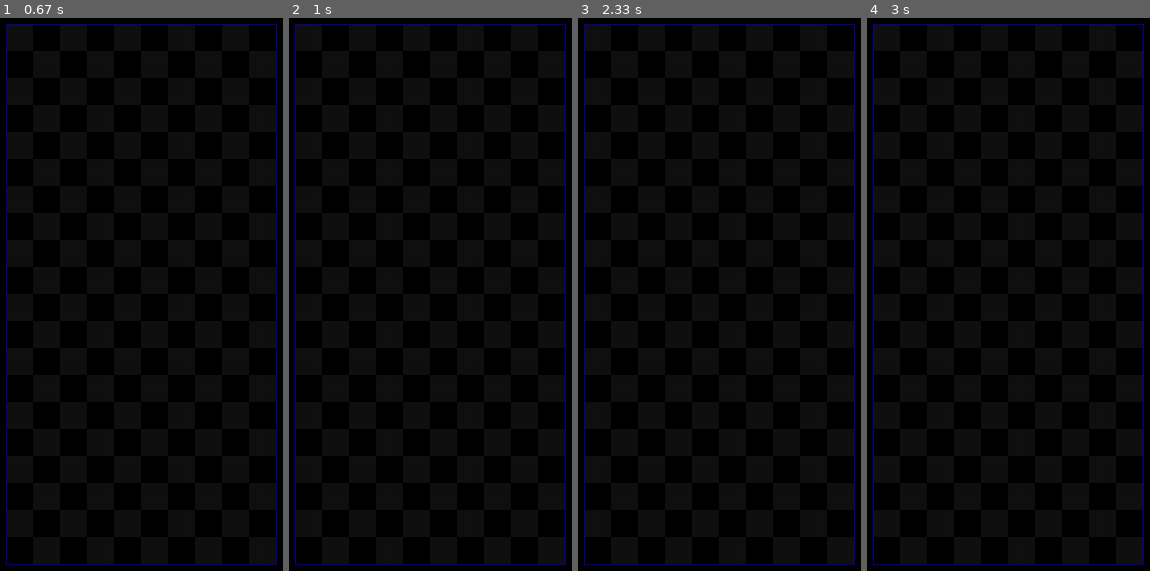
Above: before the commit, frames 1-4 (left to right).
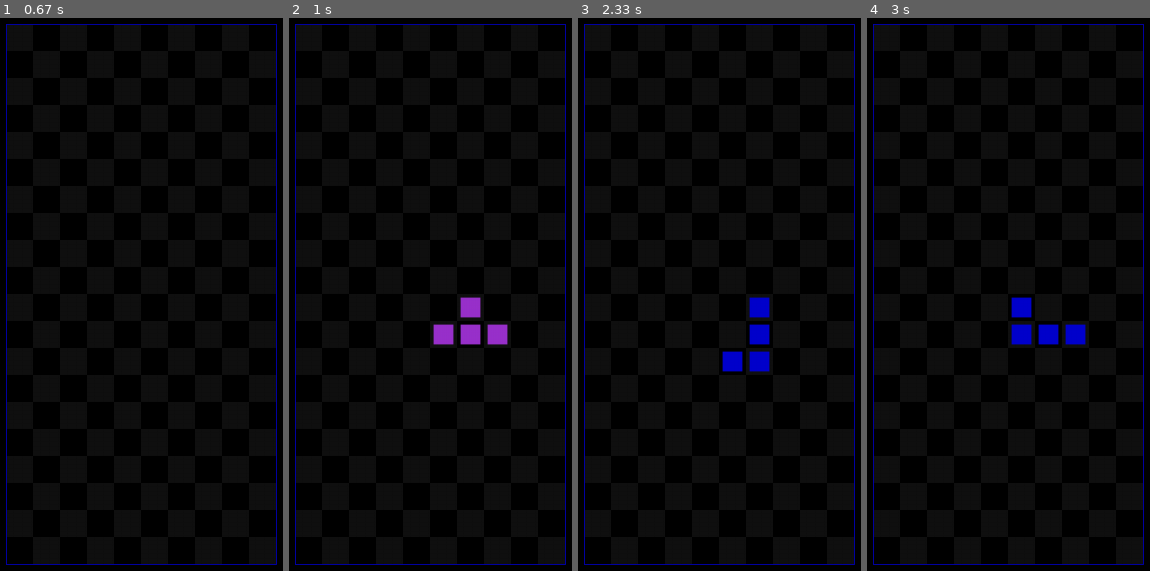
Above: after the commit, the same moments.

Repository: Potanu/Tetris_Python
Game: pygame game, started from Scripts/main.py
Two runs of this game, one before a commit and one after it. Both use one fixed random seed, a clock stepped at 60 frames per second and the inputs below.
Inputs:
- Up to frame 1 (0.67 s): hold Right from 0.33 s (still down)
- Up to frame 2 (1 s): release Right at 0.8 s; hold Up from 0.83 s (still down); hold W from 0.83 s (still down)
- Up to frame 3 (2.33 s): release Up at 1.13 s; release W at 1.13 s; hold Right 1.17-1.63 s; hold D 1.17-1.63 s; hold Left 1.67-2.2 s; hold A 1.67-2.2 s
- Up to frame 4 (3 s): hold Left 2.57-2.97 s; hold A 2.57-2.97 s

Frame 1 is identical in both runs. In frame 2, 1.1% of the frame differs, in the area x 50-78%, y 50-60%; in frame 3, 1.1%; in frame 4, 1.1%.

Commit message:
各ミノの定義

Diff:
--- /dev/null
+++ b/Scripts/Objects/mino.py
@@ -0,0 +1,37 @@
+from Utilities import define
+from Utilities import enum
+
+class Mino():
+    def __init__(self, mino_type):
+        self.index = 0
+        self.mino_type = mino_type
+        self.set_mino()
+
+    def set_mino(self):
+        match self.mino_type:
+            case enum.MinoType.I:
+                self.matrix = define.MINO_I_MATRIX
+            case enum.MinoType.O:
+                self.matrix = define.MINO_O_MATRIX
+            case enum.MinoType.S:
+                self.matrix = define.MINO_S_MATRIX
+            case enum.MinoType.Z:
+                self.matrix = define.MINO_Z_MATRIX
+            case enum.MinoType.J:
+                self.matrix = define.MINO_J_MATRIX
+            case enum.MinoType.L:
+                self.matrix = define.MINO_L_MATRIX
+            case enum.MinoType.T:
+                self.matrix = define.MINO_T_MATRIX
+
+    def rotate_right(self):
+        self.index = 0 if len(self.matrix) <= self.index + 1 else \
+            self.clamp(self.index + 1, 0, len(self.matrix) - 1)
+
+    def rotate_left(self):
+         self.index = len(self.matrix) - 1 if self.index == 0 else \
+             self.clamp(self.index - 1, 0, len(self.matrix) - 1)
+
+    # どこかに汎用的なメソッドとしてまとめた方が良いかもしれない
+    def clamp(self, value, min_num, max_num):
+        return max(min_num, min(value, max_num))
--- a/Scripts/Objects/minoBase.py
+++ /dev/null
@@ -1,7 +0,0 @@
-import numpy as np
-
-from Utilities import enum
-
-class MinoBase():
-    def __init__(self):
-        self.matrix = np.full((4, 4), enum.MinoType.NONE)
--- a/Scripts/Scenes/gameManager.py
+++ b/Scripts/Scenes/gameManager.py
@@ -5,41 +5,104 @@
 from Utilities import define
 from Utilities import pygameEventManager
 from Scenes import sceneManager
+from Objects import mino
 
-class GameManager():
+class GameManager:
     def init(self):
-        self.test_index = enum.MinoType.NONE
         self.matrix = np.full((define.GRID_NUM[1], define.GRID_NUM[0]), enum.MinoType.NONE)
-        self.game_state = enum.GameState.READY
+        self.change_state(enum.GameState.READY)
+        self.test_index = 0
+        self.test_mino = mino.Mino(enum.MinoType.I)
 
     def update(self):
-        match self.game_state:
+        self.active_func()
+        self.draw()
+
+    def ready(self):
+        self.change_state(enum.GameState.GAME)
+
+    def game(self):
+        self.test()
+
+        if False:
+            self.change_state(enum.GameState.PAUSE)
+
+    def pause(self):
+        if pygameEventManager.PygameEventManager().is_up(enum.KeyType.S):
+            self.change_state(enum.GameState.GAME_OVER)
+
+    def game_over(self):
+        if pygameEventManager.PygameEventManager().is_up(enum.KeyType.S):
+            self.change_state(enum.GameState.END)
+
+    def end(self):
+        if pygameEventManager.PygameEventManager().is_up(enum.KeyType.S):
+            self.change_state(enum.GameState.READY)
+
+    def change_state(self, next_state):
+        match next_state:
             case enum.GameState.READY:
+                self.active_func = self.ready
                 print("READY")
-                if pygameEventManager.PygameEventManager().is_up(enum.KeyType.W):
-                    self.game_state = enum.GameState.GAME
             case enum.GameState.GAME:
+                self.active_func = self.game
                 print("GAME")
             case enum.GameState.PAUSE:
+                self.active_func = self.pause
                 print("PAUSE")
             case enum.GameState.GAME_OVER:
+                self.active_func = self.game_over
                 print("GAME_OVER")
             case enum.GameState.END:
+                self.active_func = self.end
                 print("END")
 
-        if pygameEventManager.PygameEventManager().is_up(enum.KeyType.A):
-            self.test_index = enum.MinoType.NONE if self.test_index == len(enum.MinoType) - 1 else self.test_index + 1
-            self.matrix = np.full((define.GRID_NUM[1], define.GRID_NUM[0]), self.test_index)
-
-        self.draw()
+        self.game_state = next_state
 
     def draw(self):
         for y in range(0, len(self.matrix)):
             for x in range(0, len(self.matrix[0])):
-                if self.matrix[y][x] == enum.MinoType.NONE:
+                mino_type = self.matrix[y][x]
+                if mino_type == enum.MinoType.NONE:
                     continue
                 pos_x = define.GAME_SCREEN_OFFSET[0] + define.BLOCK_SIZE[0] * x
                 pos_y = define.GAME_SCREEN_OFFSET[1] + define.BLOCK_SIZE[1] * y
-                block_tuple = (enum.ObjectType.OBJECT, 0, enum.DrawType.RECT, -1, define.MINO_COLOR_STR[self.test_index],
-                            pygame.Rect(pos_x + 8.0, pos_y + 8.0, define.BLOCK_SIZE[0] - 16.0, define.BLOCK_SIZE[1] - 16.0), -1, -1, -1)
+                block_tuple = (enum.ObjectType.OBJECT, 0, enum.DrawType.RECT, -1, define.MINO_COLOR_STR[mino_type],
+                            pygame.Rect(pos_x + 4.0, pos_y + 4.0, define.BLOCK_SIZE[0] - 8.0, define.BLOCK_SIZE[1] - 8.0), -1, -1, -1)
                 sceneManager.SceneManager().add_draw_queue(block_tuple)
+
+    # TODO: あとでけす
+    def test(self):
+        type = enum.MinoType.NONE
+        if pygameEventManager.PygameEventManager().is_up(enum.KeyType.W):
+            type = enum.MinoType.I
+        elif pygameEventManager.PygameEventManager().is_up(enum.KeyType.A):
+            type = enum.MinoType.O
+        elif pygameEventManager.PygameEventManager().is_up(enum.KeyType.S):
+            type = enum.MinoType.S
+        elif pygameEventManager.PygameEventManager().is_up(enum.KeyType.D):
+            type = enum.MinoType.Z
+        elif pygameEventManager.PygameEventManager().is_up(enum.KeyType.LEFT):
+            type = enum.MinoType.J
+        elif pygameEventManager.PygameEventManager().is_up(enum.KeyType.UP):
+            type = enum.MinoType.L
+        elif pygameEventManager.PygameEventManager().is_up(enum.KeyType.RIGHT):
+            type = enum.MinoType.T
+
+        if type == enum.MinoType.NONE:
+            return
+
+        if self.test_mino.mino_type == type:
+            self.test_mino.rotate_right()
+        else:
+            self.test_mino = mino.Mino(type)
+
+        self.matrix = np.full((define.GRID_NUM[1], define.GRID_NUM[0]), enum.MinoType.NONE)
+        y_index = 0
+        for y in range(10, 10 + len(self.test_mino.matrix[0])):
+            x_index = 0
+            for x in range(5, 5 + len(self.test_mino.matrix[0][0])):
+                if self.test_mino.matrix[self.test_mino.index][y_index][x_index] != [0]:
+                    self.matrix[y][x] = type
+                x_index = x_index + 1
+            y_index = y_index + 1
--- a/Scripts/Utilities/define.py
+++ b/Scripts/Utilities/define.py
@@ -1,11 +1,24 @@
+# =========================
 # 共通
+# =========================
 SCREEN_SIZE = (1000, 660)
 FPS = 60
 
+# =========================
 # ゲーム
+# =========================
 GAME_SCREEN_OFFSET = (350, 30) # ゲームフィールドのオフセット
 GRID_NUM = (10, 20)     # マスの数
 BLOCK_SIZE = (30, 30)   # ブロックサイズ
+DEFAULT_FALL_SPEED = 48  # 何フレーム間隔で降下するか
+LEVEL_UP_COUNT = 10      # 何段ミノを消したらレベルが上がるか
+SPEED_UP_INTERVAL = 1    # レベルアップ時の速度上昇量
+
+# -------------------------
+# ミノの設定
+# -------------------------
+
+# ミノの色
 MINO_COLOR_STR = (
     "#000000",  # None
     "#87cefa",  # I 水
@@ -15,4 +28,143 @@
     "#0000cd",  # J 青
     "#ffa500",  # L オレンジ
     "#9932cc"   # T 紫
-)   # ミノの色
+)
+
+# I-ミノ
+MINO_I_MATRIX = [
+                    [[0], [1], [0], [0]],
+                    [[0], [1], [0], [0]],
+                    [[0], [1], [0], [0]],
+                    [[0], [1], [0], [0]]
+                ],\
+                [
+                    [[0], [0], [0], [0]],
+                    [[1], [1], [1], [1]],
+                    [[0], [0], [0], [0]],
+                    [[0], [0], [0], [0]]
+                ],\
+                [
+                    [[0], [0], [1], [0]],
+                    [[0], [0], [1], [0]],
+                    [[0], [0], [1], [0]],
+                    [[0], [0], [1], [0]]
+                ],\
+                [
+                    [[0], [0], [0], [0]],
+                    [[0], [0], [0], [0]],
+                    [[1], [1], [1], [1]],
+                    [[0], [0], [0], [0]]
+                ]
+# O-ミノ
+MINO_O_MATRIX = [
+                    [[1], [1]],
+                    [[1], [1]]
+                ],\
+                [
+                    [[1], [1]],
+                    [[1], [1]]
+                ]
+# S-ミノ
+MINO_S_MATRIX = [
+                    [[0], [0], [0]],
+                    [[0], [1], [1]],
+                    [[1], [1], [0]]
+                ],\
+                [
+                    [[1], [0], [0]],
+                    [[1], [1], [0]],
+                    [[0], [1], [0]]
+                ],\
+                [
+                    [[0], [1], [1]],
+                    [[1], [1], [0]],
+                    [[0], [0], [0]]
+                ],\
+                [
+                    [[0], [1], [0]],
+                    [[0], [1], [1]],
+                    [[0], [0], [1]]
+                ]
+# Z-ミノ
+MINO_Z_MATRIX = [
+                    [[0], [0], [0]],
+                    [[1], [1], [0]],
+                    [[0], [1], [1]]
+                ],\
+                [
+                    [[0], [1], [0]],
+                    [[1], [1], [0]],
+                    [[1], [0], [0]]
+                ],\
+                [
+                    [[1], [1], [0]],
+                    [[0], [1], [1]],
+                    [[0], [0], [0]]
+                ],\
+                [
+                    [[0], [0], [1]],
+                    [[0], [1], [1]],
+                    [[0], [1], [0]]
+                ]
+# J-ミノ
+MINO_J_MATRIX = [
+                    [[0], [1], [0]],
+                    [[0], [1], [0]],
+                    [[1], [1], [0]]
+                ],\
+                [
+                    [[1], [0], [0]],
+                    [[1], [1], [1]],
+                    [[0], [0], [0]]
+                ],[
+                    [[0], [1], [1]],
+                    [[0], [1], [0]],
+                    [[0], [1], [0]]
+                ],\
+                [
+                    [[0], [0], [0]],
+                    [[1], [1], [1]],
+                    [[0], [0], [1]]
+                ]
+# L-ミノ
+MINO_L_MATRIX = [
+                    [[0], [1], [0]],
+                    [[0], [1], [0]],
+                    [[0], [1], [1]]
+                ],\
+                [
+                    [[0], [0], [0]],
+                    [[1], [1], [1]],
+                    [[1], [0], [0]]
+                ],\
+                [
+                    [[1], [1], [0]],
+                    [[0], [1], [0]],
+                    [[0], [1], [0]]
+                ],\
+                [
+                    [[0], [0], [1]],
+                    [[1], [1], [1]],
+                    [[0], [0], [0]]
+                ]
+# T-ミノ
+MINO_T_MATRIX = [
+                    [[0], [1], [0]],
+                    [[1], [1], [1]],
+                    [[0], [0], [0]]
+                ],\
+                [
+                    [[0], [1], [0]],
+                    [[0], [1], [1]],
+                    [[0], [1], [0]]
+                ],\
+                [
+                    [[0], [0], [0]],
+                    [[1], [1], [1]],
+                    [[0], [1], [0]]
+                ],\
+                [
+                    [[0], [1], [0]],
+                    [[1], [1], [0]],
+                    [[0], [1], [0]]
+                ]
Empty file removed: Scripts/Objects/minoI.py
Empty file removed: Scripts/Objects/minoJ.py
Empty file removed: Scripts/Objects/minoL.py
Empty file removed: Scripts/Objects/minoO.py
Empty file removed: Scripts/Objects/minoS.py
Empty file removed: Scripts/Objects/minoT.py
Empty file removed: Scripts/Objects/minoZ.py
